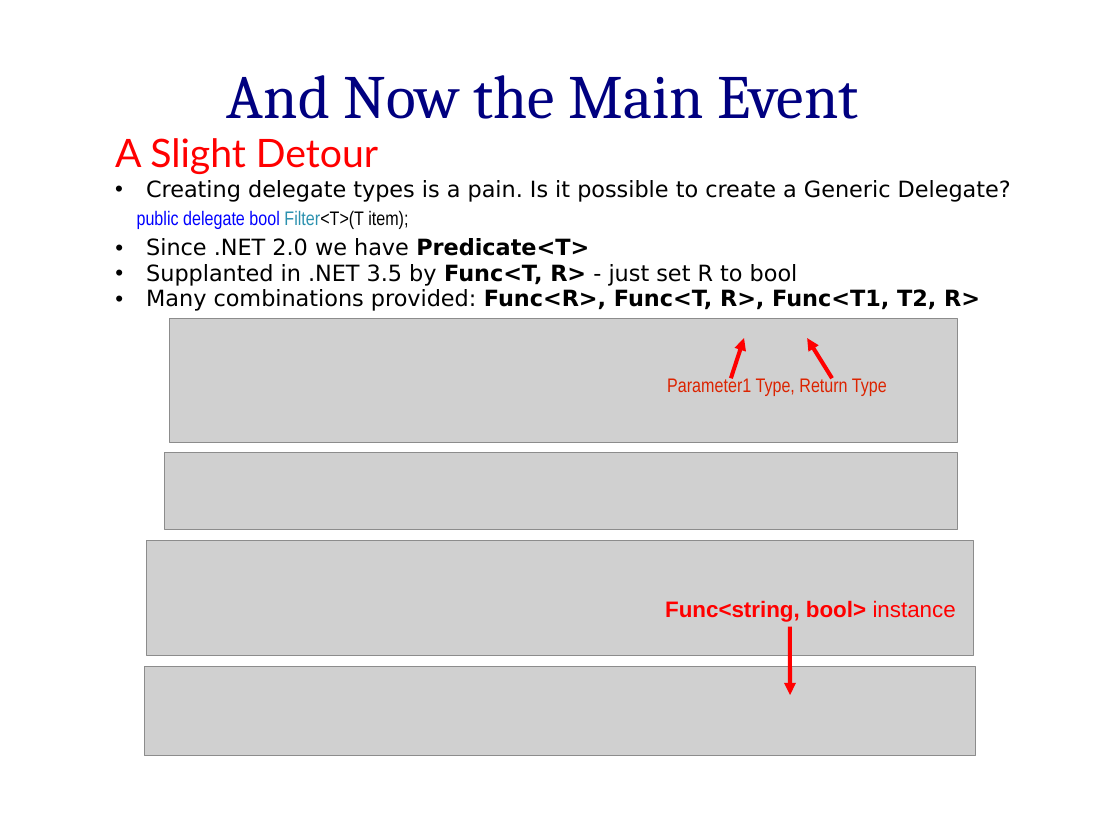
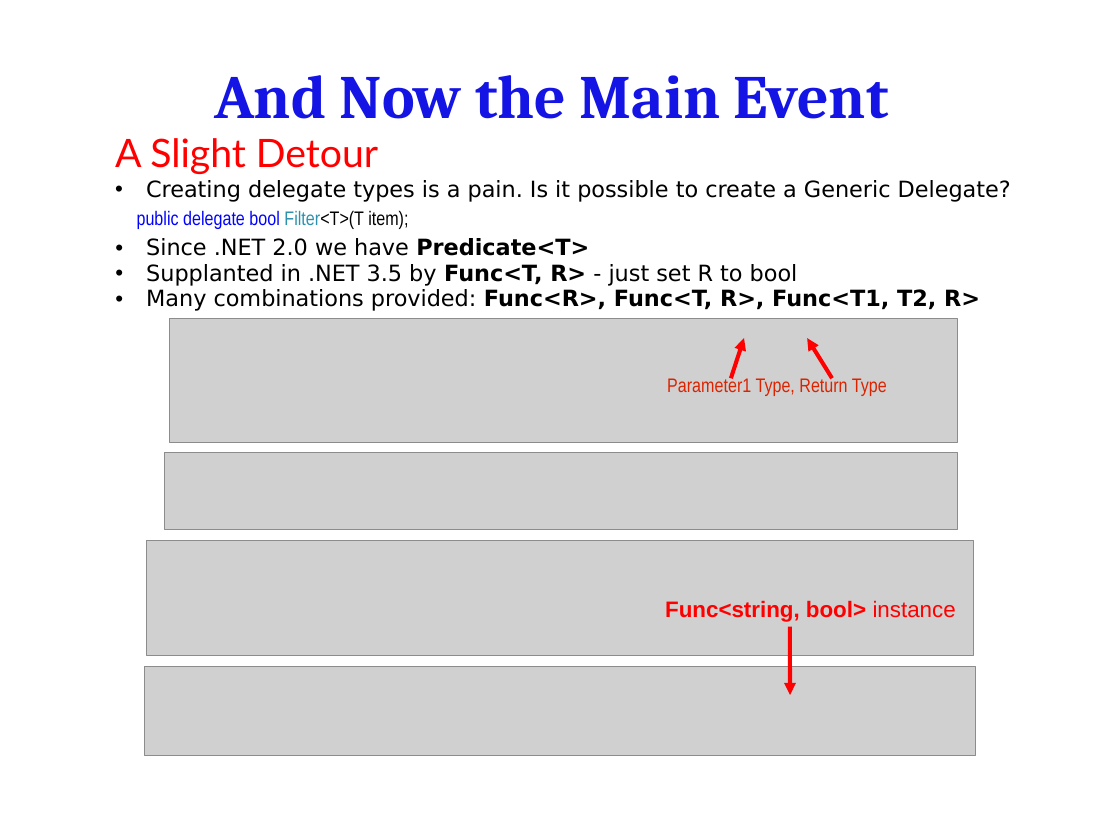
Before and after one commit to hamalawy/gim-projects, a slide deck: slide 10 of presentations/CantDanceTheLambda/docs/Can_t_Dance_the_Lambda.pptx (slide 6 before the commit). Drawn at 1120x840 pixels with LibreOffice and Linux fonts; fonts in the diff are those of the drawing; grey boxes stand for pictures; background and template pictures are left out. Boxes give left, top, right and bottom in pixels: in the first picture for what was removed or moved away, otherwise in the second. Text is boxed around its words. In the diff, an @@ line names an element or a change of style, - is before the commit and + after.

```diff
--- a/presentations/CantDanceTheLambda/docs/Can_t_Dance_the_Lambda.pptx
+++ b/presentations/CantDanceTheLambda/docs/Can_t_Dance_the_Lambda.pptx
@@ text "And Now the Main Event": place and size @@
-text "And Now the Main Event" at bbox=[227, 75, 858, 119]
+text "And Now the Main Event" at bbox=[214, 75, 889, 119]
@@ text "And Now the Main Event" at bbox=[214, 75, 889, 119]: text colour #000080 to gradient #7979FF to #1616E4 to #0000BD, bold on @@
```
Also in this commit, not shown: 14 other slides changed, 4 slides added.
